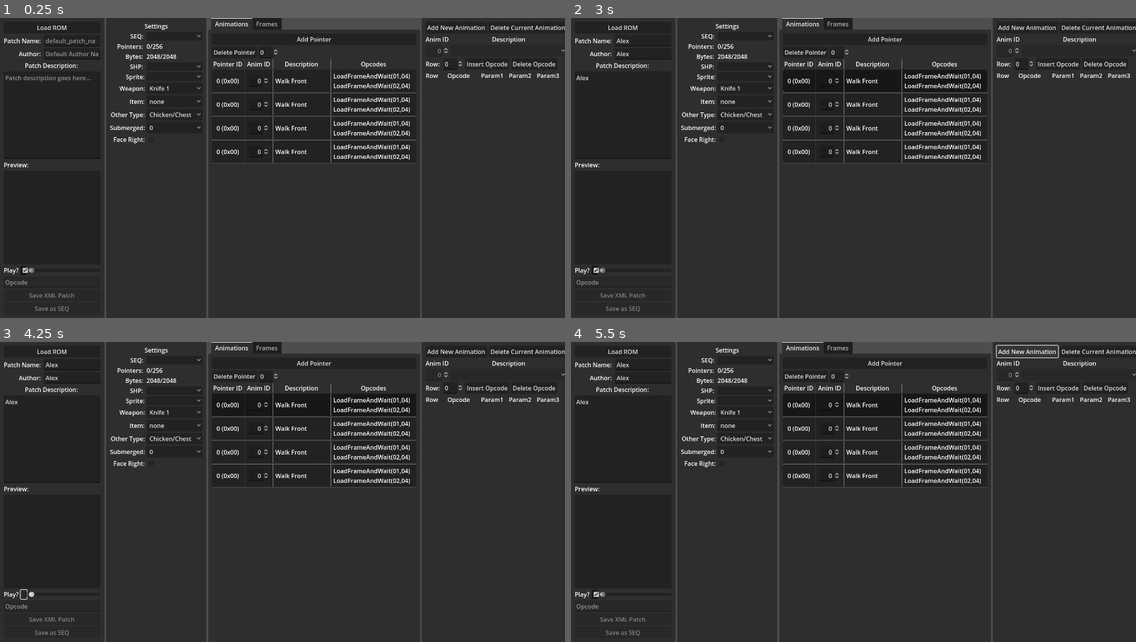
Above: before the commit, frames 1-4 (two rows, left to right).
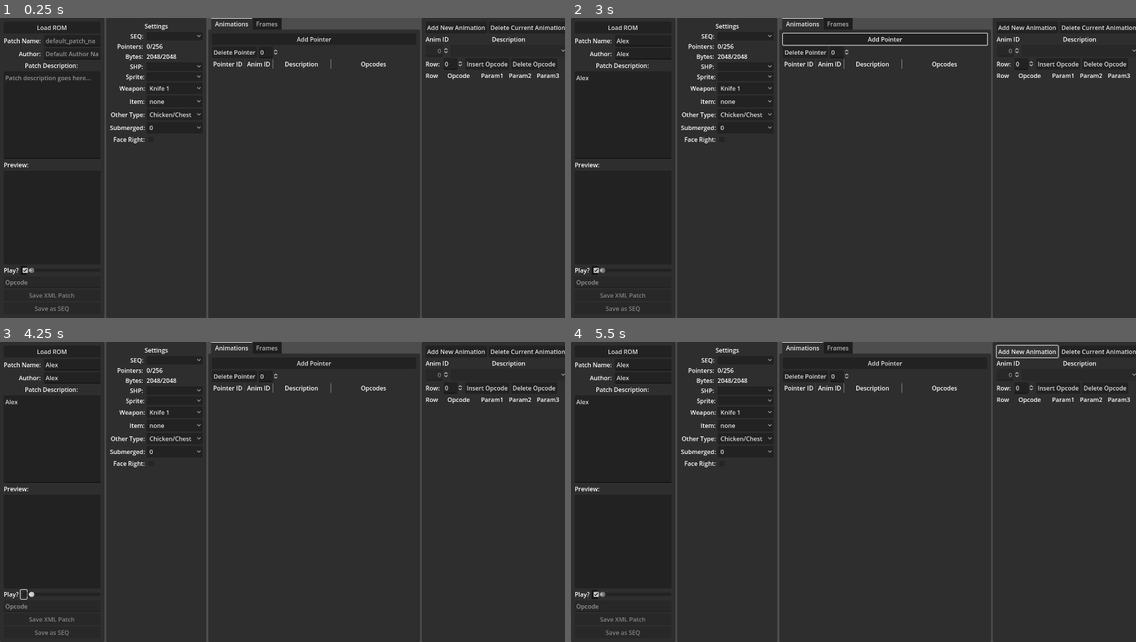
Above: after the commit, the same moments.

Repository: mrgudenheim/fftae
Game: Godot game, scene res://src/main.tscn
The game is run twice, just before and just after one commit, with the same random seed, the same clock (stepped at 60 frames per second) and the same inputs.
Inputs (mouse positions are in pixels of both pictures, inside the frame that each line leads up to):
- Up to frame 1 (0.25 s): no input
- Up to frame 2 (3 s): click (644, 42) at 0.52 s; type "Alex" at 0.6 s; click (644, 54) at 0.75 s; type "Alex" at 0.83 s; click (621, 114) at 0.98 s; type "Alex" at 1.07 s; click "0" at 1.25 s; click "Add Pointer" at 2 s; click (887, 81) at 2.77 s
- Up to frame 3 (4.25 s): click (22, 594) at 3.5 s
- Up to frame 4 (5.5 s): click (593, 594) at 4.25 s; click "Add New Animation" at 5 s

The runs differ from the first frame. In frame 1, 1.6% of the frame differs, in the area x 37-74%, y 17-49%; in frame 2, 1.9%, in the area x 37-74%, y 4-49%; in frame 3, 1.6%; in frame 4, 1.6%.
Error before the commit: Invalid access to property or key of type 'String' on a base object of type 'Dictionary'. (res://src/main.gd:50)
Error after the commit: Invalid access to property or key of type 'String' on a base object of type 'Dictionary'. (res://src/main.gd:51)

Commit message:
implemented animation list ui removed unused Tree code

Diff:
--- a/src/button_group_animations.tres
+++ b/src/button_group_animations.tres
@@ -1,3 +1,4 @@
 [gd_resource type="ButtonGroup" format=3 uid="uid://d3gvtnjq7tpqo"]
 
 [resource]
+resource_local_to_scene = false
--- a/src/main.gd
+++ b/src/main.gd
@@ -14,7 +14,8 @@
 @export var save_seq_button: Button
 @export var save_seq_dialog: FileDialog
 
-@export var animation_list_container: GridContainer
+@export var animation_list_container: VBoxContainer
+@export var animation_list_row_tscn: PackedScene
 @export var opcode_list_container: GridContainer
 @export var frame_list_container: GridContainer
 
@@ -356,53 +357,41 @@
 	_load_battle_bin_sprite_data()
 
 
-func populate_animation_list(animations_grid_parent: GridContainer, seq_local: Seq) -> void:
+func populate_animation_list(animations_list_parent: VBoxContainer, seq_local: Seq) -> void:
+	for child: Node in animations_list_parent.get_children():
+		animations_list_parent.remove_child(child)
+		child.queue_free()
+
 	ui_manager.current_animation_slots = seq_local.sequence_pointers.size()
-	clear_grid_container(animations_grid_parent, 1)
 
 	for index in seq_local.sequence_pointers.size():
 		var pointer: int = seq_local.sequence_pointers[index]
 		var sequence: Sequence = seq_local.sequences[pointer]
-		var is_hex: String = " (0x%02x)" % index
-		var id: String = str(index) + is_hex
 		var description: String = sequence.seq_name
 		var opcodes: String = sequence.to_string_hex("\n")
 
-		var pointer_id_label: Label = Label.new()
-		pointer_id_label.text = id
-		pointer_id_label.horizontal_alignment = HORIZONTAL_ALIGNMENT_CENTER
-
-		#var anim_id_label: Label = Label.new()
-		#anim_id_label.text = str(pointer)
-		#anim_id_label.horizontal_alignment = HORIZONTAL_ALIGNMENT_CENTER
-
-		var anim_id_spinbox: SpinBox = SpinBox.new()
-		anim_id_spinbox.max_value = seq_local.sequences.size() - 1
-		anim_id_spinbox.value = pointer
-		anim_id_spinbox.size_flags_vertical = Control.SIZE_SHRINK_CENTER
-
-		var description_label: Label = Label.new()
-		description_label.text = description
-
-		var opcodes_label: Label = Label.new()
-		opcodes_label.text = opcodes
-		var opcodes_panel_margin: MarginContainer = MarginContainer.new()
-		opcodes_panel_margin.add_child(opcodes_label)
-		var opcodes_panel: PanelContainer = PanelContainer.new()
-		opcodes_panel.add_child(opcodes_panel_margin)
-
-		animations_grid_parent.add_child(pointer_id_label)
-		animations_grid_parent.add_child(anim_id_spinbox)
-		animations_grid_parent.add_child(description_label)
-		animations_grid_parent.add_child(opcodes_panel)
-
-		# update text for new animation pointed at
-		anim_id_spinbox.value_changed.connect(
+		var row_ui: AnimationRow = animation_list_row_tscn.instantiate()
+		animations_list_parent.add_child(row_ui)
+		animations_list_parent.add_child(HSeparator.new())
+
+		row_ui.pointer_id = index
+		row_ui.anim_id_spinbox.max_value = seq_local.sequences.size() - 1
+		row_ui.anim_id = pointer
+		row_ui.description = description
+		row_ui.opcodes_text = opcodes
+
+		row_ui.anim_id_spinbox.value_changed.connect(
 			func(new_value: int) -> void:
 				seq_local.sequence_pointers[index] = new_value
 				var new_sequence: Sequence = seq_local.sequences[new_value]
-				description_label.text = new_sequence.seq_name
-				opcodes_label.text = new_sequence.to_string_hex("\n")
+				row_ui.description = new_sequence.seq_name
+				row_ui.opcodes_text = new_sequence.to_string_hex("\n")
+				)
+
+		row_ui.button.pressed.connect(
+			func() -> void:
+				ui_manager.pointer_index_spinbox.value = row_ui.get_index()
+				ui_manager.animation_id_spinbox.value = row_ui.anim_id
 				)
 
 
--- a/src/main.tscn
+++ b/src/main.tscn
@@ -28,7 +28,8 @@
 save_xml_dialog = NodePath("HBoxContainer/PatchPanel/MarginContainer/VBoxContainer/SaveAsXml/SaveXmlDialog")
 save_seq_button = NodePath("HBoxContainer/PatchPanel/MarginContainer/VBoxContainer/SaveAsSEQ")
 save_seq_dialog = NodePath("HBoxContainer/PatchPanel/MarginContainer/VBoxContainer/SaveAsSEQ/SaveSeqDialog")
-animation_list_container = NodePath("HBoxContainer/TabContainer/Animations/VBoxContainer/ScrollContainer/AnimationListGridContainer")
+animation_list_container = NodePath("HBoxContainer/TabContainer/Animations/VBoxContainer/AnimationListScroll/AnimationList")
+animation_list_row_tscn = ExtResource("6_2uymt")
 opcode_list_container = NodePath("HBoxContainer/AnimationEditor/MarginContainer/VBoxContainer/ScrollContainer/Opcodes")
 frame_list_container = NodePath("HBoxContainer/TabContainer/Frames/VBoxContainer/ScrollContainer/FrameListGrid")
 item_frames_csv_filepath = "res://src/frame_data_item.txt"
@@ -47,7 +48,7 @@
 animations_bytes_text = NodePath("../SettingsPanel/MarginContainer/VBoxContainer/Settings/NumEmptySeqBytes")
 shp_options = NodePath("../SettingsPanel/MarginContainer/VBoxContainer/Settings/ShpFileOptions")
 sprite_options = NodePath("../SettingsPanel/MarginContainer/VBoxContainer/Settings/SpriteOptions")
-animation_table = NodePath("../TabContainer/Animations/VBoxContainer/AnimationTree")
+animation_table = NodePath("")
 patch_name_edit = NodePath("MarginContainer/VBoxContainer/GridContainer/PatchNameLineEdit")
 author_name_edit = NodePath("MarginContainer/VBoxContainer/GridContainer/AuthorLineEdit")
 patch_description_edit = NodePath("MarginContainer/VBoxContainer/DescriptionTextEdit")
@@ -411,85 +412,15 @@
 visible = false
 layout_mode = 2
 
-[node name="ScrollContainer2" type="ScrollContainer" parent="HBoxContainer/TabContainer/Animations/VBoxContainer"]
+[node name="AnimationListScroll" type="ScrollContainer" parent="HBoxContainer/TabContainer/Animations/VBoxContainer"]
 layout_mode = 2
 size_flags_vertical = 3
 horizontal_scroll_mode = 0
 
-[node name="VBoxContainer" type="VBoxContainer" parent="HBoxContainer/TabContainer/Animations/VBoxContainer/ScrollContainer2"]
+[node name="AnimationList" type="VBoxContainer" parent="HBoxContainer/TabContainer/Animations/VBoxContainer/AnimationListScroll"]
 layout_mode = 2
 size_flags_horizontal = 3
 theme_override_constants/separation = 0
-
-[node name="RowMarginContainer2" parent="HBoxContainer/TabContainer/Animations/VBoxContainer/ScrollContainer2/VBoxContainer" instance=ExtResource("6_2uymt")]
-layout_mode = 2
-
-[node name="HSeparator" type="HSeparator" parent="HBoxContainer/TabContainer/Animations/VBoxContainer/ScrollContainer2/VBoxContainer"]
-layout_mode = 2
-
-[node name="RowMarginContainer3" parent="HBoxContainer/TabContainer/Animations/VBoxContainer/ScrollContainer2/VBoxContainer" instance=ExtResource("6_2uymt")]
-layout_mode = 2
-
-[node name="HSeparator2" type="HSeparator" parent="HBoxContainer/TabContainer/Animations/VBoxContainer/ScrollContainer2/VBoxContainer"]
-layout_mode = 2
-
-[node name="RowMarginContainer4" parent="HBoxContainer/TabContainer/Animations/VBoxContainer/ScrollContainer2/VBoxContainer" instance=ExtResource("6_2uymt")]
-layout_mode = 2
-
-[node name="HSeparator3" type="HSeparator" parent="HBoxContainer/TabContainer/Animations/VBoxContainer/ScrollContainer2/VBoxContainer"]
-layout_mode = 2
-
-[node name="RowMarginContainer5" parent="HBoxContainer/TabContainer/Animations/VBoxContainer/ScrollContainer2/VBoxContainer" instance=ExtResource("6_2uymt")]
-layout_mode = 2
-
-[node name="HSeparator4" type="HSeparator" parent="HBoxContainer/TabContainer/Animations/VBoxContainer/ScrollContainer2/VBoxContainer"]
-layout_mode = 2
-
-[node name="PanelContainer" type="PanelContainer" parent="HBoxContainer/TabContainer/Animations/VBoxContainer"]
-visible = false
-layout_mode = 2
-size_flags_vertical = 3
-
-[node name="AnimationTree" type="Tree" parent="HBoxContainer/TabContainer/Animations/VBoxContainer"]
-visible = false
-layout_mode = 2
-size_flags_vertical = 3
-columns = 4
-column_titles_visible = true
-hide_folding = true
-hide_root = true
-select_mode = 1
-scroll_horizontal_enabled = false
-
-[node name="ScrollContainer" type="ScrollContainer" parent="HBoxContainer/TabContainer/Animations/VBoxContainer"]
-visible = false
-layout_mode = 2
-size_flags_vertical = 3
-horizontal_scroll_mode = 0
-
-[node name="AnimationListGridContainer" type="GridContainer" parent="HBoxContainer/TabContainer/Animations/VBoxContainer/ScrollContainer"]
-layout_mode = 2
-columns = 4
-
-[node name="Pointer ID" type="Label" parent="HBoxContainer/TabContainer/Animations/VBoxContainer/ScrollContainer/AnimationListGridContainer"]
-layout_mode = 2
-text = "Pointer ID"
-horizontal_alignment = 1
-
-[node name="Anim ID" type="Label" parent="HBoxContainer/TabContainer/Animations/VBoxContainer/ScrollContainer/AnimationListGridContainer"]
-layout_mode = 2
-text = "Anim ID"
-horizontal_alignment = 1
-
-[node name="Desription" type="Label" parent="HBoxContainer/TabContainer/Animations/VBoxContainer/ScrollContainer/AnimationListGridContainer"]
-layout_mode = 2
-text = "Description"
-horizontal_alignment = 1
-
-[node name="Opcodes" type="Label" parent="HBoxContainer/TabContainer/Animations/VBoxContainer/ScrollContainer/AnimationListGridContainer"]
-layout_mode = 2
-text = "Opcodes"
-horizontal_alignment = 1
 
 [node name="Frames" type="MarginContainer" parent="HBoxContainer/TabContainer"]
 visible = false
--- a/src/row_animation.gd
+++ b/src/row_animation.gd
@@ -1,12 +1,15 @@
+class_name AnimationRow
 extends MarginContainer
 
 @export var pointer_label: Label
 @export var anim_id_spinbox: SpinBox
 @export var description_label: Label
 @export var opcodes_label: Label
-
+@export var button: Button
 
 @export var pointer_id: int:
+	get:
+		return pointer_id
 	set(value):
 		pointer_label.text = "%s (0x%02x)" % [value, value]
 
@@ -24,7 +27,7 @@
 		description_label.text = text
 
 @export var opcodes_text: String:
-	#get:
-		#return opcodes_text
+	get:
+		return opcodes_label.text
 	set(text):
 		opcodes_label.text = text
--- a/src/row_animation.tscn
+++ b/src/row_animation.tscn
@@ -3,8 +3,10 @@
 [ext_resource type="ButtonGroup" uid="uid://d3gvtnjq7tpqo" path="res://src/button_group_animations.tres" id="1_7wbbd"]
 [ext_resource type="Script" path="res://src/row_animation.gd" id="1_bnb56"]
 
-[node name="RowMarginContainer" type="MarginContainer" node_paths=PackedStringArray("pointer_label", "anim_id_spinbox", "description_label", "opcodes_label")]
+[node name="RowMarginContainer" type="MarginContainer" node_paths=PackedStringArray("pointer_label", "anim_id_spinbox", "description_label", "opcodes_label", "button")]
 clip_contents = true
+offset_right = 547.0
+offset_bottom = 59.0
 theme_override_constants/margin_left = 0
 theme_override_constants/margin_top = 0
 theme_override_constants/margin_right = 0
@@ -14,10 +16,10 @@
 anim_id_spinbox = NodePath("Row/MarginContainer/AnimId")
 description_label = NodePath("Row/MarginContainer2/Description")
 opcodes_label = NodePath("Row/MarginContainer3/Opcodes")
+button = NodePath("RowButton")
 
 [node name="RowButton" type="Button" parent="."]
 layout_mode = 2
-mouse_filter = 1
 toggle_mode = true
 button_group = ExtResource("1_7wbbd")
 
@@ -60,13 +62,13 @@
 mouse_filter = 2
 
 [node name="MarginContainer2" type="MarginContainer" parent="Row"]
-custom_minimum_size = Vector2(150, 0)
 layout_mode = 2
 mouse_filter = 2
 theme_override_constants/margin_left = 5
 theme_override_constants/margin_right = 5
 
 [node name="Description" type="Label" parent="Row/MarginContainer2"]
+custom_minimum_size = Vector2(140, 0)
 layout_mode = 2
 text = "Walk Front"
 autowrap_mode = 3
--- a/src/ui_manager.gd
+++ b/src/ui_manager.gd
@@ -77,8 +77,6 @@
 	animation_id_spinbox.value_changed.connect(animation_name_options.item_selected.emit)
 	animation_name_options.item_selected.connect(animation_id_spinbox.set_value_no_signal)
 
-	init_tree()
-
 
 func update_info_text(current: int, max_value: int, ui: Label) -> void:
 	var percent_of_max:String = " (%.f%%)" % [100 * current/float(max_value)]
@@ -122,49 +120,3 @@
 
 	if not found_text:
 		push_warning(option_button.name + "does not have item with text: " + text)
-
-
-func init_tree() -> void:
-	animation_table.set_column_title(0, "Pointer ID")
-	animation_table.set_column_expand(0, true)
-	animation_table.set_column_clip_content(0, true)
-
-	animation_table.set_column_title(1, "Anim ID")
-	animation_table.set_column_expand(1, false)
-	animation_table.set_column_title_alignment(1, HORIZONTAL_ALIGNMENT_CENTER)
-
-	animation_table.set_column_title(2, "Description")
-	animation_table.set_column_custom_minimum_width(2, 150)
-
-	animation_table.set_column_title(3, "Opcodes")
-	animation_table.set_column_expand(3, true)
-	animation_table.set_column_custom_minimum_width(3, 225)
-
-
-	var root: TreeItem  = animation_table.create_item()
-
-	for i in 11:
-		var row: TreeItem = root.create_child()
-		row.set_text(0, "0")
-		row.set_text_alignment(0, HORIZONTAL_ALIGNMENT_CENTER)
-		#row.set_selectable(0, false)
-		row.set_text(1, "1")
-		row.set_editable(1, true)
-		row.set_cell_mode(1, TreeItem.CELL_MODE_RANGE)
-		row.set_text_alignment(1, HORIZONTAL_ALIGNMENT_RIGHT)
-		row.set_range_config(1, 0, 255, 1)
-		row.set_text(2, "Walk")
-		row.set_text(3, "LoadFrameAndWait(01,02)\nLoadFrameAndWait(01,02)")
-
-	var row2: TreeItem = root.create_child()
-	row2.set_text(0, "1")
-	row2.set_text(1, "2")
-	row2.set_text_alignment(1, HORIZONTAL_ALIGNMENT_RIGHT)
-	row2.set_text(2, "Walk2")
-	row2.set_text(3, "LoadFrameAndWait(01,02)\nLoadFrameAndWait(01,02)")
-
-	var row3: TreeItem = root.create_child()
-	row3.set_text(0, "1")
-	row3.set_text(1, "2")
-	row3.set_text(2, "Walk2")
-	row3.set_text(3, "LoadFrameAndWait(01,02)\nLoadFrameAndWait(01,02)")
